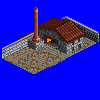
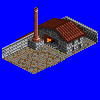
Revision of a layered 100×100 image; what changed, layer by layer:
painted on "Layer 5" over [97, 32, 99, 42]
